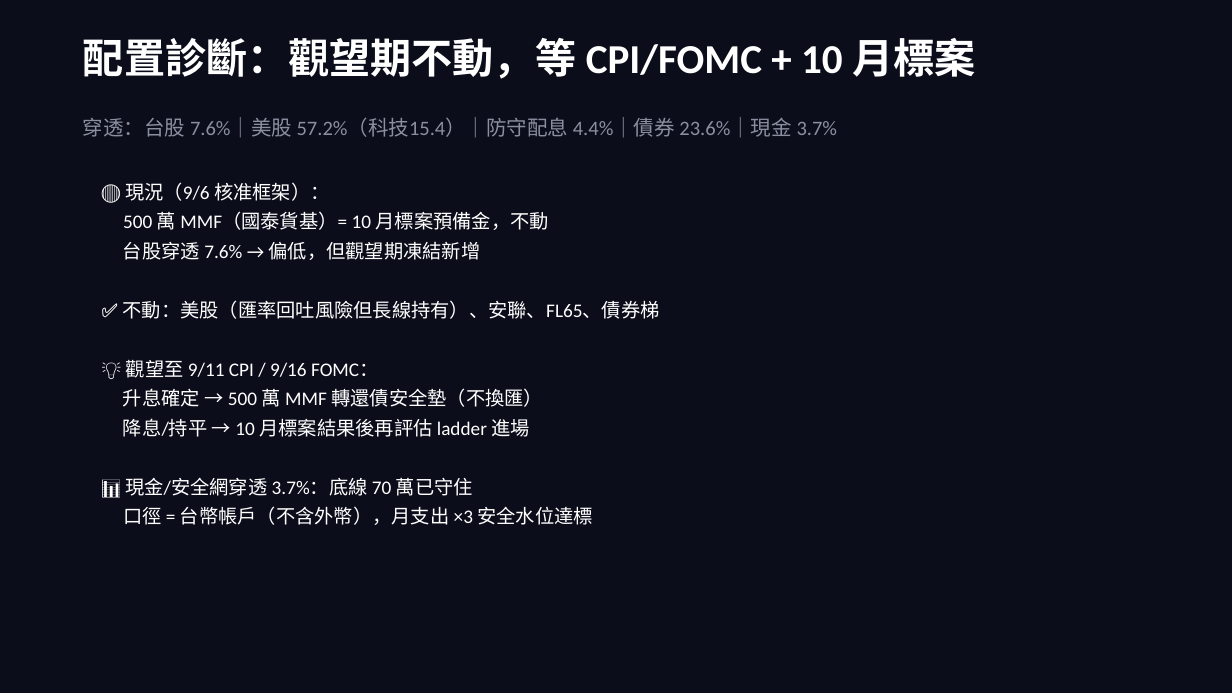
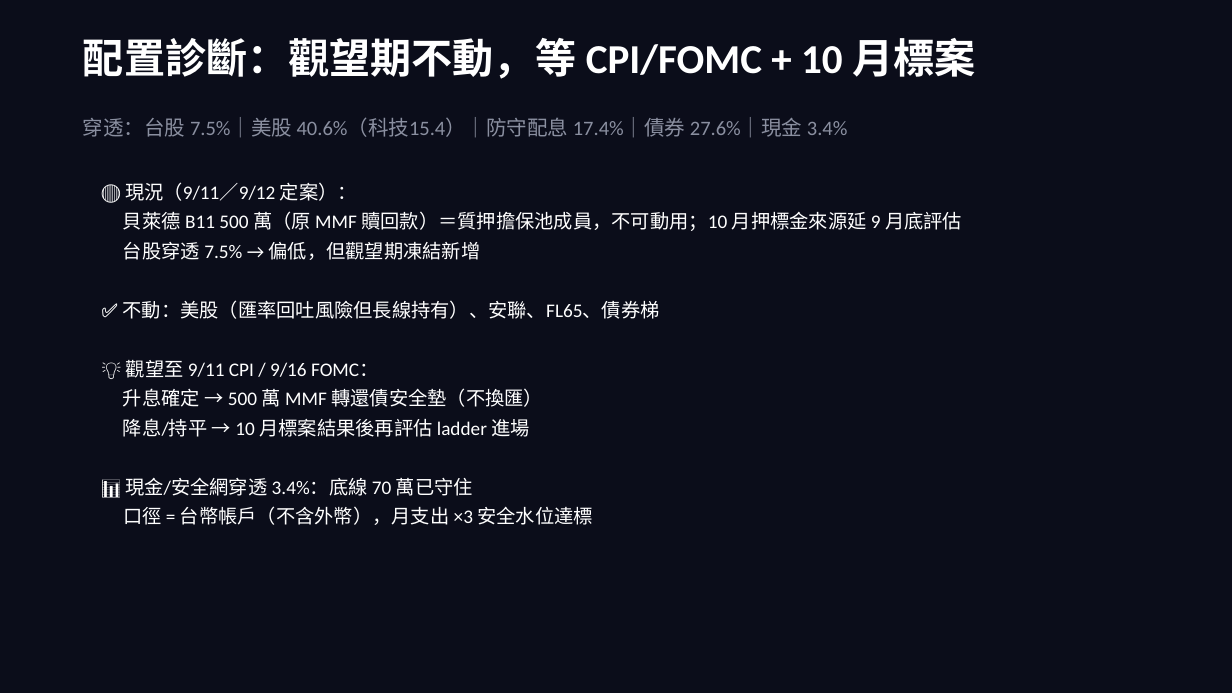
Before and after one commit to b0988321088/longjiu-dashboard-2, a slide deck: slide 7 of 大轉向資產配置策略_final.pptx. Drawn at 1232x693 pixels with LibreOffice and Linux fonts; fonts in the diff are those of the drawing. Boxes give left, top, right and bottom in pixels: in the first picture for what was removed or moved away, otherwise in the second. Text is boxed around its words. In the diff, an @@ line names an element or a change of style, - is before the commit and + after.

Commit message:
data+purity: 清除舊質押口徑殘留（MMF=標案預備金／700萬池押350萬／押標金由質押餘額）＋刪除 5 個測試垃圾頁

```diff
--- a/大轉向資產配置策略_final.pptx
+++ b/大轉向資產配置策略_final.pptx
@@ text at bbox=[83, 118, 848, 138]: text changed @@
-穿透：台股 7.6%｜美股 57.2%（科技15.4）｜防守配息 4.4%｜債券 23.6%｜現金 3.7%
+穿透：台股 7.5%｜美股 40.6%（科技15.4）｜防守配息 17.4%｜債券 27.6%｜現金 3.4%
@@ text at bbox=[123, 182, 962, 260]: text changed @@
-🔴 現況（9/6 核准框架）：
-500 萬 MMF（國泰貨基）= 10 月標案預備金，不動
-台股穿透 7.6% → 偏低，但觀望期凍結新增
+🔴 現況（9/11／9/12 定案）：
+貝萊德 B11 500 萬（原 MMF 贖回款）＝質押擔保池成員，不可動用；10 月押標金來源延 9 月底評估
+台股穿透 7.5% → 偏低，但觀望期凍結新增
@@ text at bbox=[125, 478, 473, 496]: text changed @@
-📊 現金/安全網穿透 3.7%：底線 70 萬已守住
+📊 現金/安全網穿透 3.4%：底線 70 萬已守住
```
Also in this commit, not shown: 9 other slides changed, 13 other files.
